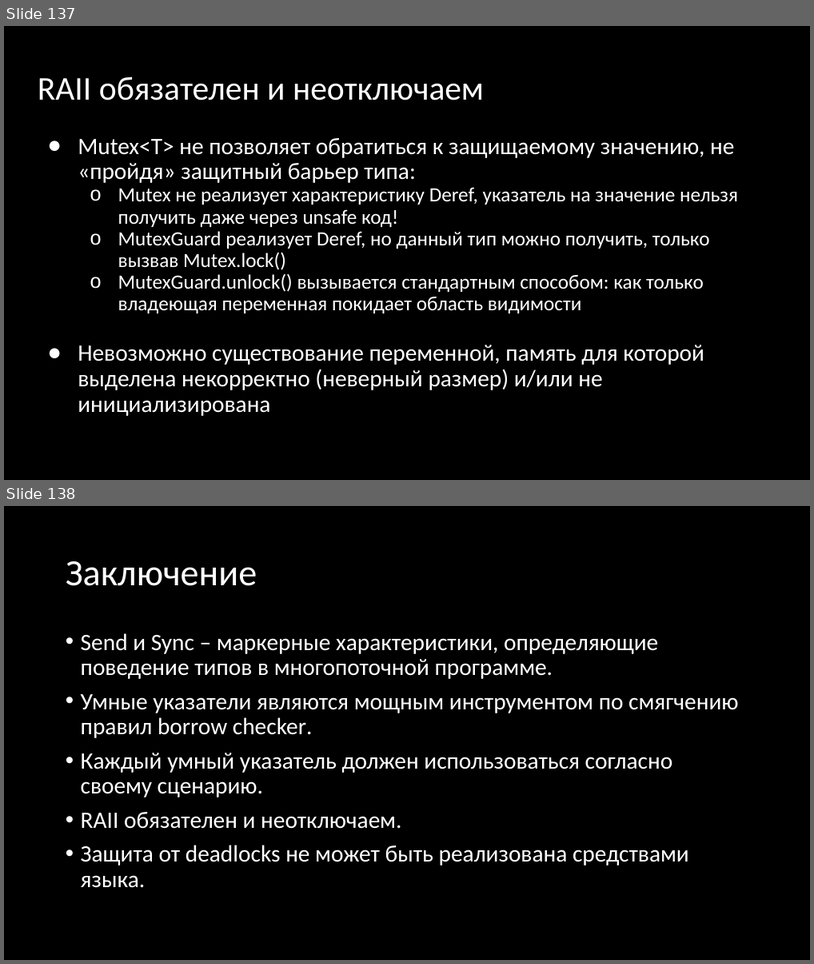
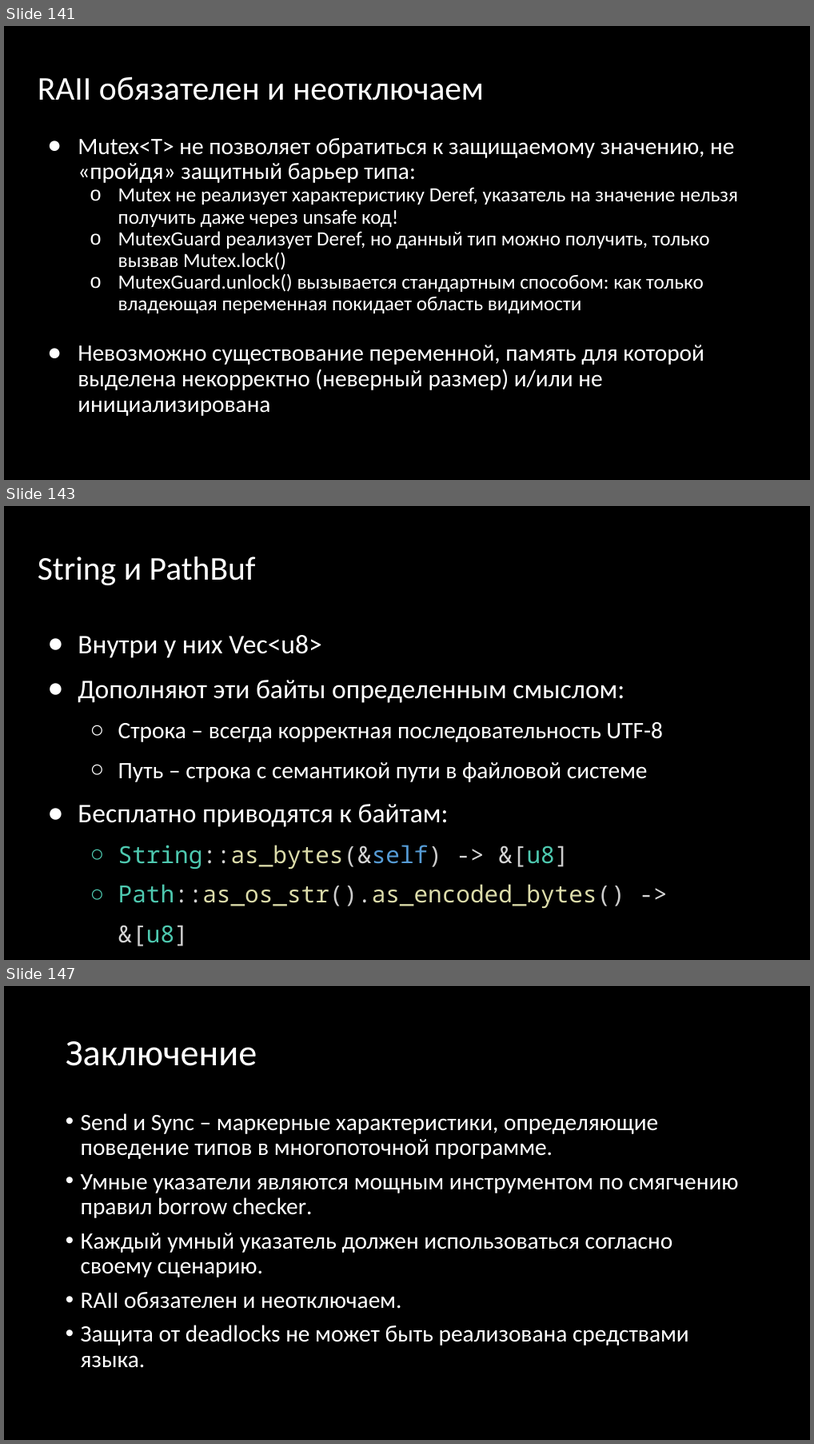
Before and after one commit to Gordon01/learn-rust, a slide deck: keynotes/Rust 2024.pptx. Shown one above the other, each under a label of ours: slides 137 and 138 before the commit, slides 141, 143 and 147 after it; the slides between them are not shown. The pictures are 814x964 and 814x1444 pixels, drawn with LibreOffice and Linux fonts; fonts in the diff are those of the drawing. Boxes give left, top, right and bottom in pixels: in the first picture for what was removed or moved away, otherwise in the second. Text is boxed around its words. In the diff, an @@ line names an element or a change of style, - is before the commit and + after.

```diff
--- a/keynotes/Rust 2024.pptx
+++ b/keynotes/Rust 2024.pptx
@@ slide 143 added at (x1=4, y1=506, x2=810, y2=960), background #000000 @@
@@ title added at (x1=38, y1=556, x2=256, y2=585), 39.6 pt, text #FFFFFF @@
+String и PathBuf
@@ text added at (x1=78, y1=635, x2=663, y2=908), 28 pt, text #FFFFFF @@
+● Внутри у них Vec<u8>
+● Дополняют эти байты определенным смыслом:
+  ○ Строка – всегда корректная последовательность UTF-8
+  ○ Путь – строка с семантикой пути в файловой системе
+● Бесплатно приводятся к байтам:
+  ○ String::as_bytes(&self) -> &[u8]
+  ○ Path::as_os_str().as_encoded_bytes() -> &[u8]
@@ what was slide 137 is now slide 141 @@
@@ what was slide 138 is now slide 147 @@
```
Also in this commit, not shown: 4 slides changed, 16 other slides added, 2 slides removed, 1 other file.
